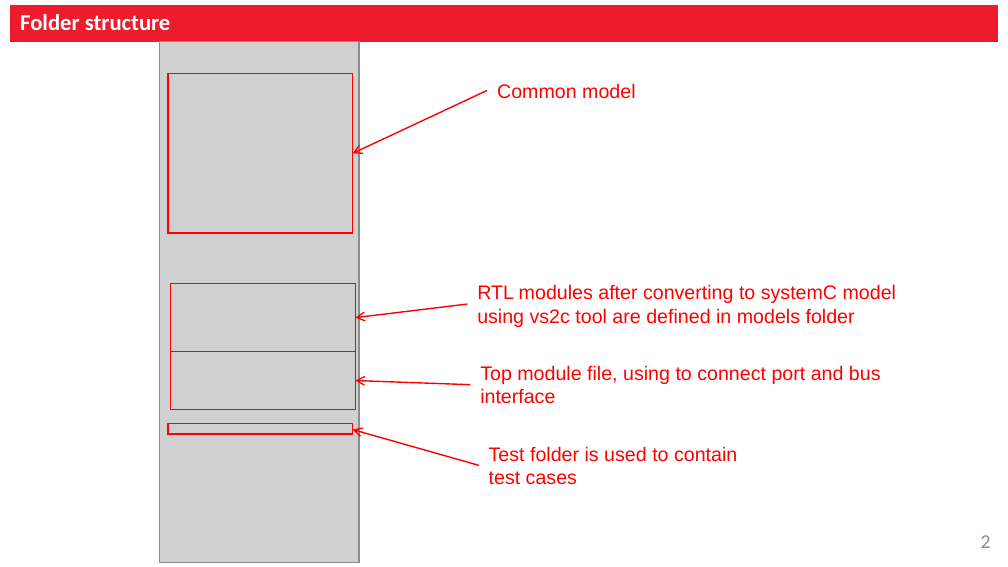
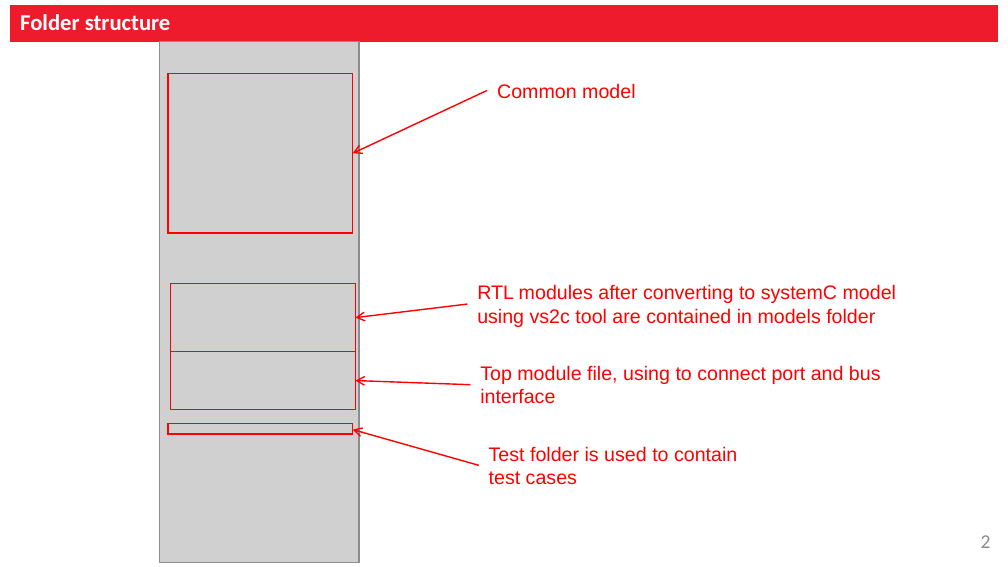
Before and after one commit to Winxkin/SystemCDemo, a slide deck: slide 2 of docs/SoCplatform_Integration_Manual.pptx. Drawn at 1008x567 pixels with LibreOffice and Linux fonts; fonts in the diff are those of the drawing; grey boxes stand for pictures; background and template pictures are left out. Boxes give left, top, right and bottom in pixels: in the first picture for what was removed or moved away, otherwise in the second. Text is boxed around its words. In the diff, an @@ line names an element or a change of style, - is before the commit and + after.

```diff
--- a/docs/SoCplatform_Integration_Manual.pptx
+++ b/docs/SoCplatform_Integration_Manual.pptx
@@ text at (x1=477, y1=284, x2=896, y2=327): text changed @@
-RTL modules after converting to systemC model using vs2c tool are defined in models folder
+RTL modules after converting to systemC model using vs2c tool are contained in models folder
```
Also in this commit, not shown: 2 other slides changed, 1 slide added.
